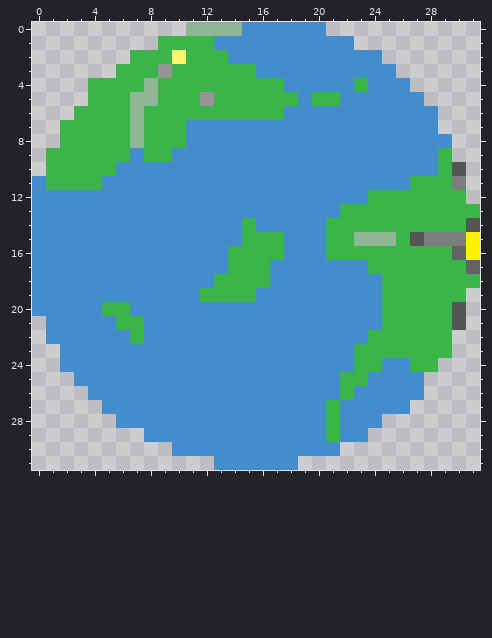
Edited in one commit: pixel-art sprite (sprites/spr_earth/4be8493a-caeb-4c32-9941-5c711de381fb.png). The picture above is the old version.
The file is 32x32 pixels. Colours within 5 levels of each other are drawn and written as one.
Once edited:
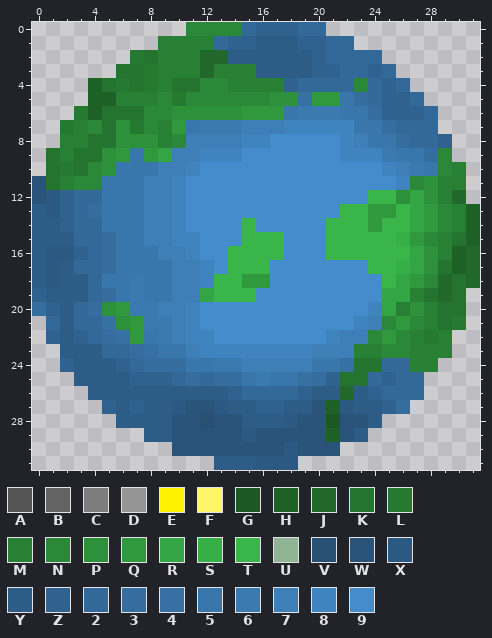
Palette (. is transparent): A #555555  B #636363  C #7d7d7d  D #959595  E #fff200  F #fff568  G #1c5824  H #1e6127  J #21682a  K #24732f  L #267931  M #288034  N #2b8838  P #2d903b  Q #30993e  R #34a544  S #37af47  T #39b54a  U #90b595  V #275073  W #295379  X #2b5981  Y #2d5d87  Z #2f628e  2 #336998  3 #356d9e  4 #3771a4  5 #3976ab  6 #3b7ab1  7 #3e7fb8  8 #4084bf  9 #448ccb
Diff:
Changed rows in their new state; - is an unchanged pixel.
first column x 0:
 0 -----------NNNN2ZZZ22-----------
 1 ---------MMMM2ZZYYYZZ22---------
 2 -------LKMMMJJYYYYYYZ2222-------
 3 ------KKLMMMJMMMYYYYZZ22Z2------
 4 ----HKLKLMKKNNMMMMZ2222N2Z2-----
 5 ----HHMMMNLNNNNNNPP4QQ532ZZ2----
 6 ---LHKKKNNPPPPPQQQ5666553ZZZ2---
 7 --LMNKPLNMQ566677788888553222---
 8 --MMKKPPPMN777788-----8755322Z--
 9 -KMKKPQ5QR77888-------8886553N--
10 -KLKNP555778-------------8765NM-
11 WKMNN555778---------------8NPMM-
12 WXZ22555778---------------PRPMJ-
13 YXZ23555778-------------QQ-RQNMH
14 YYZ22555778-------------Q--RQNMH
15 YYY223557788-----------TTTSQNMKH
16 YXXZ23555778---------------RPMHJ
17 YXY2235555778-------------SRPKHJ
18 YXYY255655778--QQ---------RQNJKJ
19 ZYYY23565577R------------RRMKJK-
20 3ZY23PQ66778------------8RMPMKK-
21 -2Y224PQ6678-----------87NQNMKL-
22 -ZYZ234Q56788--------877NQNMLM--
23 --YYY223455788888888777MMNNMMM--
24 --ZYYYZ2333556677777554KK22MM---
25 ---YYYYZZZ23233565543ZKK2Z22----
26 ----YYYYYYYYYYZ2222ZYYJYZ222----
27 -----ZYZYYXWWXYYZZYYWHXYYZ3-----
28 ------YYYYWWVWWYYYXWWGWWY-------
29 --------YYWWWWWXWWWWWHWY--------
30 ----------WWWWWWWWXWWW----------
31 -------------YYYXXX-------------
Where, in picture pixels (left, top, right, bottom), the same in both pictures:
changed: (32, 22, 480, 470)
